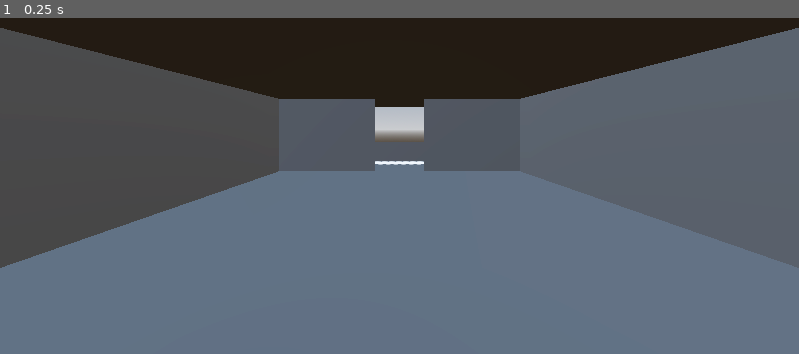
Above: before the commit, frame 1.
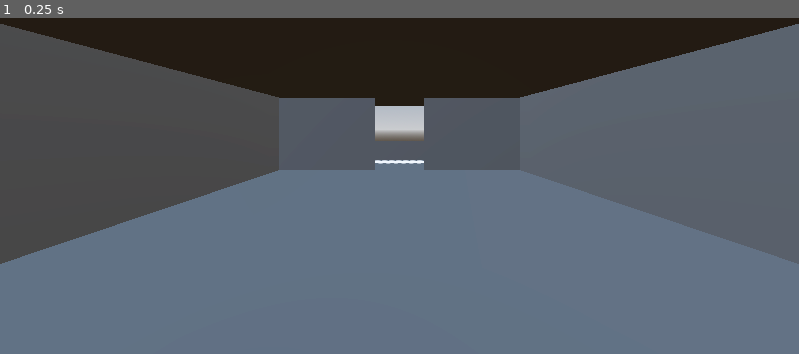
Above: after the commit, the same moment.

Repository: OpenMinerva/client
Game: Godot game, scene res://scenes/master.tscn
Two runs of this game, one before a commit and one after it. Both use one fixed random seed, a clock stepped at 60 frames per second and the inputs below.
Inputs:
- Up to frame 1 (0.25 s): no input

The runs differ from the first frame. In frame 1, 1.3% of the frame differs, in the area x 0-100%, y 1-75%.
Error in both runs: Attempt to call function 'close' in base 'null instance' on a null instance. (res://scripts/Files.gd:40)

Commit message:
Fixed player spawning. The issue was player controllers had collisions. When they were spawned on the client, they were inside of the client on the client side. This caused the client to clip into the floor due to the client-side collision.

Diff:
--- a/src/scenes/players/player.gd
+++ b/src/scenes/players/player.gd
@@ -65,7 +65,6 @@
 
 	if not is_on_floor():
 		velocity.y -= gravity * delta + 0.05
-
 
 	if Input.is_action_pressed("sprint"):
 		speed = lerp(speed, SPRINT_SPEED, delta * 7.0)
--- a/src/scenes/players/player.tscn
+++ b/src/scenes/players/player.tscn
@@ -1,10 +1,8 @@
-[gd_scene load_steps=5 format=3 uid="uid://dvx1vs2ig7st4"]
+[gd_scene load_steps=4 format=3 uid="uid://dvx1vs2ig7st4"]
 
 [ext_resource type="Script" uid="uid://dxa60xi5uelay" path="res://scenes/players/player.gd" id="1_plyga"]
 
 [sub_resource type="CapsuleMesh" id="CapsuleMesh_p1mvi"]
-
-[sub_resource type="CylinderShape3D" id="CylinderShape3D_plyga"]
 
 [sub_resource type="SeparationRayShape3D" id="SeparationRayShape3D_xrm3l"]
 length = 0.25
@@ -15,10 +13,6 @@
 [node name="MeshInstance3D" type="MeshInstance3D" parent="."]
 transform = Transform3D(1, 0, 0, 0, 1, 0, 0, 0, 1, 0, 1, 0)
 mesh = SubResource("CapsuleMesh_p1mvi")
-
-[node name="CollisionShape3D" type="CollisionShape3D" parent="."]
-transform = Transform3D(1, 0, 0, 0, 1, 0, 0, 0, 1, 0, 1, 0)
-shape = SubResource("CylinderShape3D_plyga")
 
 [node name="Head" type="Node3D" parent="."]
 transform = Transform3D(1, 0, 0, 0, 1, 0, 0, 0, 1, 0, 1.7, -0.15)
--- a/src/scripts/network_compression.gd
+++ b/src/scripts/network_compression.gd
@@ -65,7 +65,7 @@
 	var o_z = int(provided_data.z / OCTREE_OCTANT_SIZE)
 
 	# HINT: octree_compressed_position
-	var o_c_pos = c_32_vec3(Vector3(o_x, o_y, o_z))
+	# var o_c_pos = c_32_vec3(Vector3(o_x, o_y, o_z))
 
 	# Get the position in that octree
 	# HINT: i_x = internal_x_position
@@ -73,7 +73,7 @@
 	var i_y = _float_to_int(fmod(provided_data.y, OCTREE_OCTANT_SIZE))
 	var i_z = _float_to_int(fmod(provided_data.z, OCTREE_OCTANT_SIZE))
 
-	var i_c_pos = c_32_vec3(Vector3(i_x, i_y, i_z))
+	# var i_c_pos = c_32_vec3(Vector3(i_x, i_y, i_z))
 
 	# HINT: packed_compressed_position
 	# FIXME: Appending the array does not work for some reason. Try and figure that out
--- a/src/userinterface/hud.tscn
+++ b/src/userinterface/hud.tscn
@@ -50,6 +50,7 @@
 theme_override_constants/margin_bottom = 10
 
 [node name="SignIn" type="MarginContainer" parent="MarginContainer/VBoxContainer/Panel"]
+visible = false
 layout_mode = 1
 anchors_preset = 15
 anchor_right = 1.0
@@ -320,7 +321,6 @@
 theme_override_constants/margin_bottom = 10
 
 [node name="Debug" type="MarginContainer" parent="MarginContainer/VBoxContainer/Panel"]
-visible = false
 layout_mode = 1
 anchors_preset = 15
 anchor_right = 1.0
